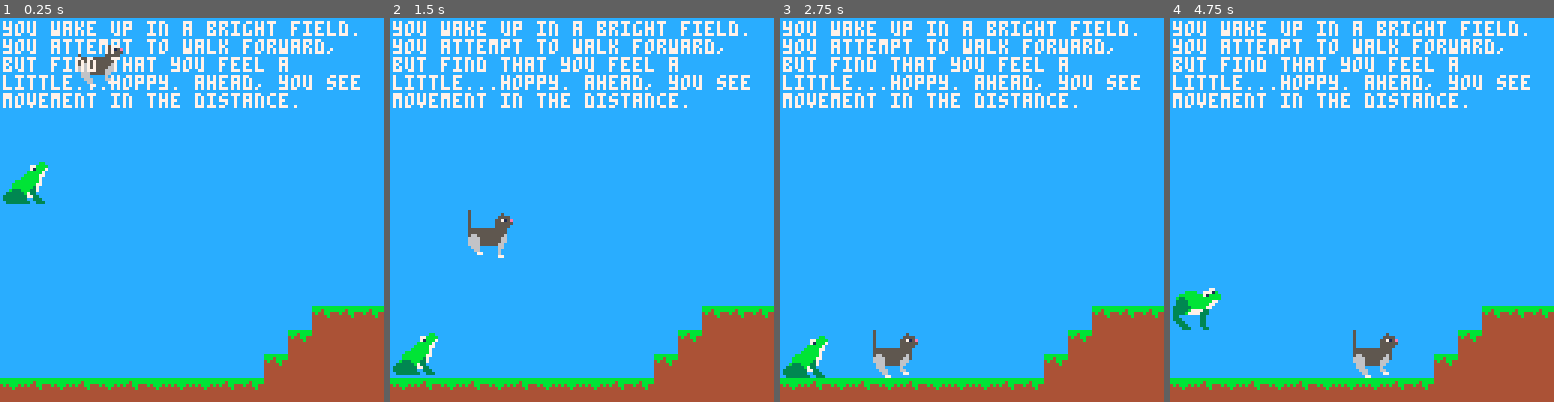
Above: before the commit, frames 1-4 (left to right).
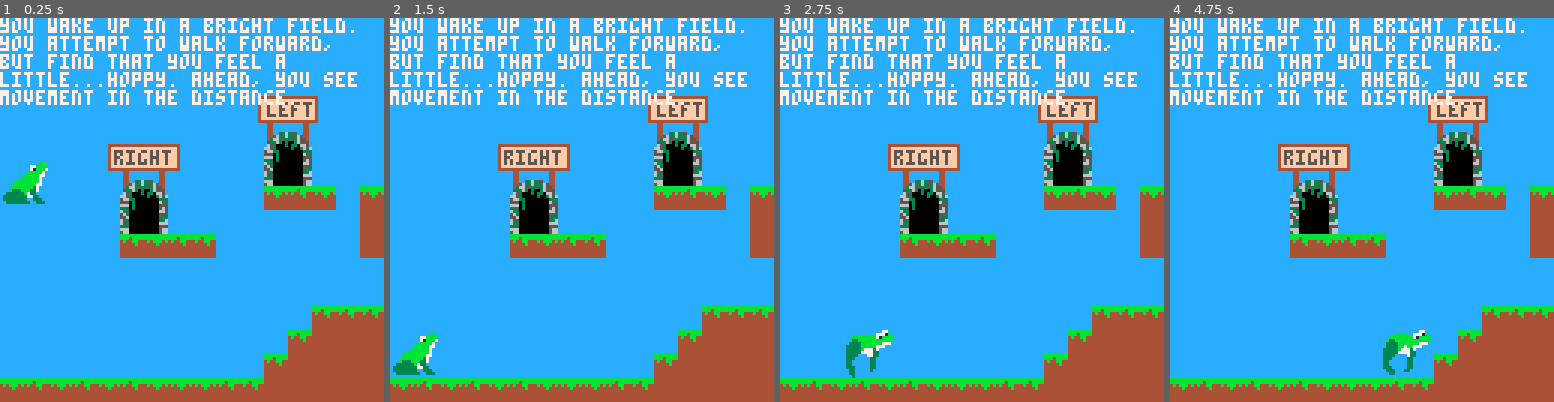
Above: after the commit, the same moments.

Repository: cincodenada/frogsvscats
Game: PICO-8 cartridge frogsvscats.p8
Same seed, same stepped clock (60 frames per second), same inputs: the game is played once before the commit and once after it.
Inputs:
- Up to frame 1 (0.25 s): no input
- Up to frame 2 (1.5 s): tap O (Z key) at 0.7 s
- Up to frame 3 (2.75 s): hold Right 1.6-2.1 s; tap O (Z key) at 1.7, 2.1, 2.5 s; hold Up 2.15-2.42 s; hold Right from 2.47 s (still down)
- Up to frame 4 (4.75 s): tap O (Z key) every 0.4 s from 2.9 to 4.5 s; release Right at 3.03 s; hold Left 3.08-3.58 s; hold Down 3.63-3.97 s; hold Right 4.02-4.68 s; hold Up from 4.73 s (still down)

The runs differ from the first frame. In frame 1, 21% of the frame differs, in the area x 0-100%, y 0-63%; in frame 2, 21%; in frame 3, 22%, in the area x 0-100%, y 0-94%; in frame 4, 22%.

Commit message:
Get some dynamic doors up in here

Diff:
--- a/frogsvscats.p8
+++ b/frogsvscats.p8
@@ -93,6 +93,7 @@
 		{
 			x=0,y=0,w=32,
 			cats = {{25,11}},
+			doors = {{22,12},{18,9},{11,7},{5,9},{28,16}}
 		},
 	},
 }
@@ -103,7 +104,7 @@
 	to_scoot = 0,
 	debug_blocks = {},
 	cats = {},
-	things = {},
+	doors = {},
 	debug = "",
 	cameras = {},
 	cur_area = nil,
@@ -120,18 +121,33 @@
 function game:load_area(id)
 	local a = lore.areas[id]
 	local m = lore.maps[a.mapid]
+	self.cur_area, self.cur_map = a, m
 	for c in all(m.cats) do
-		add(self.cats, cat(c[1],c[2]))
-	end
-	add(self.things, door(22*8,12*8,"up"))
-	self.texts = {{
-		x=m.x+1,y=1,col=7,
-		msg=a.intro
-	}}
+		add(self.cats, cat(c[1]*8,c[2]*8))
+	end
+	local dooridx = 1 -- todo: randomize
+	local std = {"up","down","left","right"}
+	for c in all(a.links[1]) do
+		self:add_door({std[dooridx], c}, dooridx)
+		dooridx += 1
+	end
+	for i=2,#a.links do
+		self:add_door(a.links[i], dooridx)
+		dooridx += 1
+	end
+	self.texts = {{msg=a.intro, col=7}}
 	self.to_scoot = 0
 	self.x = m.x
 	game.player.x = self.x+1
-	self.cur_area, self.cur_map = a, m
+end
+function game:add_door(di,idx)
+		local dc = self.cur_map.doors[idx]
+		add(self.doors, door(dc[1]*8,dc[2]*8,di))
+end
+function game:inspect_door(idx)
+	self.texts = {
+
+	}
 end
 function game:update()
 	self.debug_blocks = {}
@@ -150,13 +166,16 @@
 end
 function game:draw()
 	map(0,0)
-	foreach(self.things, function(t) t:draw() end)
+	foreach(self.doors, function(t) t:draw() end)
 	self.player:draw()
 	for c in all(self.cats) do
 		c:draw()
 	end
+	cury = 0
 	for t in all(self.texts) do
-		print(wrap(t.msg, 127).text, t.x, t.y, t.col)
+		local w = wrap(t.msg,127)
+		print(w.text,0,cury,t.col)
+		cury += w.lines*6
 	end
 	if(self.debug!="") game:draw_debug()
 end
@@ -200,6 +219,10 @@
 	end
 	return ret
 end
+function game:door_at(bb)
+	for d in all(self.cur_map.doors) do
+	end
+end
 
 -- position is 1px below lower-left corner of sprite ("on the ground")
 sprite = class()
@@ -303,9 +326,10 @@
 end
 
 door = class(visible)
-function door:constructor(x,y,label)
+function door:constructor(x,y,info)
 	super(door, self, x, y, sprite(2, 4, 142))
-	self.label = label
+	self.label = info[1]
+	self.text = info[2]
 	self.label_offset = flr(rnd(2))
 end
 function door:draw()
@@ -564,12 +588,14 @@
 player = class(frog)
 function player:constructor(...)
 	super(player, self, ...)
+	self.last_door = nil
 end
 function player:update()
 	if(btnp(0)) self:jump(-1)
 	if(btnp(1)) self:jump(1)
-	if(btnp(2)) self:leap()
-	if(btnp(4)) self:leap(true)
+	if(btnp(2)) self:leap(btn(3))
+
+	if(btnp(3)) self:check_doors()
 
 	super(player).update(self)
 	self:update_jump()
@@ -585,6 +611,18 @@
 		game:scoot(self.w)
 	elseif(self.x < game.x+self.w) then
 		game:scoot(-self.w)
+	end
+end
+function player:check_doors()
+	local door = game:door_at(self.bb)
+	if(door) then
+		if(self.last_door == door) then
+			-- go in
+			game:enter_door(door)
+		else
+			self.last_door = door
+			game:inspect_door(door)
+		end
 	end
 end
 
@@ -871,9 +909,9 @@
 0000000000000000000000000000000000000000000000000000000000000000000000000000000000000000000000000000000000000000000000000000000000000000000000000000000000000000000000000000000000000000000000000000000000000000000000000000000000000000000000000000000000000000
 0000000000000000000000000000000000000000000000000000000000000000000000000000000000000000000000000000000000000000000000000000000000000000000000000000000000000000000000000000000000000000000000000000000000000000000000000000000000000000000000000000000000000000
 0000000000000000000000000000000000000000000000000000000000000000000000000000000000000000000000000000000000000000000000000000000000000000000000000000000000000000000000000000000000000000000000000000000000000000000000000000000000000000000000000000000000000000
-0000000000000000000000000000000000000000000000000000000000000000000000000000000000000000000000000000000000000000000000000000000000000000000000000000000000000000000000000000000000000000000000000000000000000000000000000000000000000000000000000000000000000000
-0000000000000000000000000000000000000000000000000000000000000000000000000000000000000000000000000000000000000000000000000000000000000000000000000000000000000000000000000000000000000000000000000000000000000000000000000000000000000000000000000000000000000000
-0000000000000000000000000000000000808080800000000000000000000000000000000000000000000000000000000000000000000000000000000000000000000000000000000000000000000000000000000000000000000000000000000000000000000000000000000000000000000000000000000000000000000000
+0000000000000000000000808180008000000000000000000000000000000000000000000000000000000000000000000000000000000000000000000000000000000000000000000000000000000000000000000000000000000000000000000000000000000000000000000000000000000000000000000000000000000000
+0000000000000000000000000000008280000000000000000000000000000000000000000000000000000000000000000000000000000000000000000000000000000000000000000000000000000000000000000000000000000000000000000000000000000000000000000000000000000000000000000000000000000000
+0000000000818081810000000000008282808080800000000000000000000000000000000000000000000000000000000000000000000000000000000000000000000000000000000000000000000000000000000000000000000000000000000000000000000000000000000000000000000000000000000000000000000000
 0000000000000000000000000000000000000000000000000000000000000000000000000000000000000000000000000000000000000000000000000000000000000000000000000000000000000000000000000000000000000000000000000000000000000000000000000000000000000000000000000000000000000000
 0000000000000000000000000000000000000000000000000000000000000000000000000000000000000000000000000000000000000000000000000000000000000000000000000000000000000000000000000000000000000000000000000000000000000000000000000000000000000000000000000000000000000000
 0000000000000000000000000081818181818181818081808181818100000000000000000000000000000000000000000000000000000000000000000000000000000000000000000000000000000000000000000000000000000000000000000000000000000000000000000000000000000000000000000000000000000000
